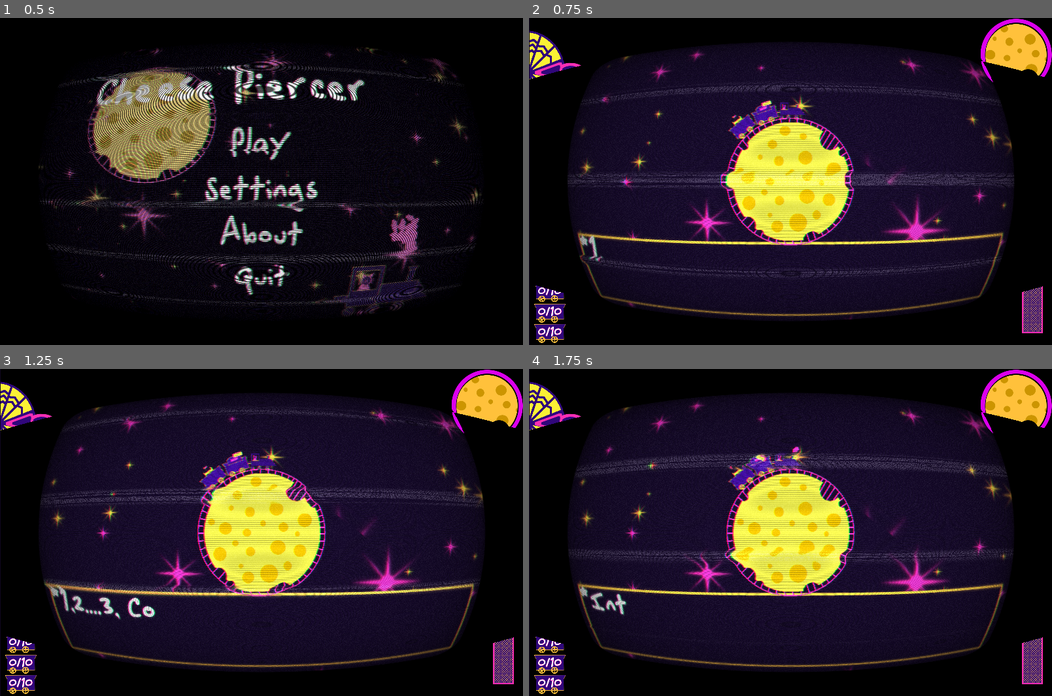
Above: before the commit, frames 1-4 (two rows, left to right).
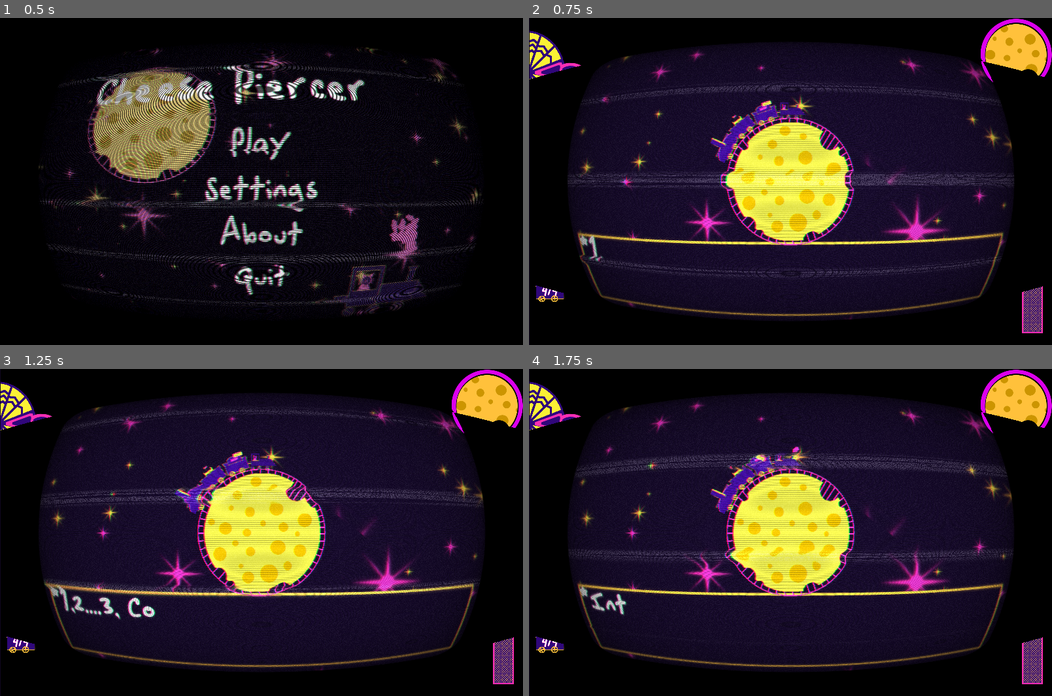
Above: after the commit, the same moments.

Repository: emmdie/MoonGame
Game: Godot game, scene res://scene/UI/MainMenu.tscn
Same seed, same stepped clock (60 frames per second), same inputs: the game is played once before the commit and once after it. The engine's default icon, where the game draws it, is replaced by a stand-in: a white triangle on a blue panel in a dark square.
Inputs (mouse positions are in pixels of both pictures, inside the frame that each line leads up to):
- Up to frame 1 (0.5 s): no input
- Up to frame 2 (0.75 s): click "Play" at 0.5 s
- Up to frame 3 (1.25 s): no input
- Up to frame 4 (1.75 s): tap Enter (ui_accept) at 1.25, 1.52 s; move the mouse to (905, 516) at 1.27 s; hold W (speed_up) from 1.28 s (still down); click (905, 516) at 1.35 s

Frame 1 is identical in both runs. In frame 2, 0.9% of the frame differs, in the area x 1-40%, y 35-100%; in frame 3, 0.9%; in frame 4, 0.9%.

Commit message:
finalising reload and label system

Diff:
--- a/TrainControl.gd
+++ b/TrainControl.gd
@@ -40,12 +40,12 @@
 func _ready():
 	cart1.setTurret(load("res://scene/Train/Turrets/Shooter/ShooterT1.tscn"))
 	cart2.setTurret(load("res://scene/Train/Turrets/Shooter/rocketlauncherT1.tscn"))
-	cart3.setTurret(load("res://scene/Train/Turrets/Shooter/ShooterT1.tscn"))
+	cart3.setTurret(load("res://scene/Train/Turrets/Shooter/MineLauncher.tscn"))
 	cart4.setTurret(load("res://scene/Train/Turrets/Shooter/ShooterT1.tscn"))
 	cart5.setTurret(load("res://scene/Train/Turrets/Shooter/ShooterT1.tscn"))
 	cart1.setEnabled(true)
 	cart2.setEnabled(true)
-	cart3.setEnabled(false)
+	cart3.setEnabled(true)
 	cart4.setEnabled(false)
 	cart5.setEnabled(false)
 	deselectAllCarts()
--- a/scene/Train/Turrets/Shooter/MineLauncher.tscn
+++ b/scene/Train/Turrets/Shooter/MineLauncher.tscn
@@ -1,33 +1,54 @@
 [gd_scene load_steps=6 format=2]
 
 [ext_resource path="res://scene/Train/Turrets/Shooter/ShooterT1.gd" type="Script" id=1]
-[ext_resource path="res://scene/Train/Turrets/Shooter/Projectiles/Bullet.tscn" type="PackedScene" id=2]
-[ext_resource path="res://assets/art/Train/Turrets/Turretbarrel.png" type="Texture" id=3]
-[ext_resource path="res://assets/art/Train/Turrets/turretbase.png" type="Texture" id=4]
+[ext_resource path="res://scene/Train/Turrets/Shooter/Projectiles/Mine.tscn" type="PackedScene" id=2]
+[ext_resource path="res://assets/art/Train/Turrets/minebarrel.png" type="Texture" id=3]
+[ext_resource path="res://assets/art/Train/Turrets/mineLauncher.png" type="Texture" id=4]
 
 [sub_resource type="CapsuleShape2D" id=1]
-radius = 20.0
-height = 40.0
+radius = 25.9998
+height = 96.0
 
-[node name="Node2D" type="Node2D"]
+[node name="MineLauncher" type="Node2D"]
 script = ExtResource( 1 )
 Bullet = ExtResource( 2 )
+maxAmmo = 4
+reloadTime = 4
 
 [node name="Base" type="Sprite" parent="."]
 scale = Vector2( 0.3, 0.3 )
 texture = ExtResource( 4 )
 
 [node name="Barrel" type="Sprite" parent="."]
-scale = Vector2( 0.3, 0.3 )
+scale = Vector2( 0.2, 0.2 )
 texture = ExtResource( 3 )
-offset = Vector2( 60, 20 )
 
 [node name="Muzzle" type="Position2D" parent="Barrel"]
-position = Vector2( 150, 2 )
+position = Vector2( 135.65, -30.0001 )
+
+[node name="Gunfire" type="CPUParticles2D" parent="Barrel/Muzzle"]
+position = Vector2( -45.6504, 20.0001 )
+rotation = -0.706858
+emitting = false
+amount = 20
+lifetime = 2.0
+one_shot = true
+preprocess = 27.52
+speed_scale = 6.28
+randomness = 0.18
+lifetime_randomness = 0.39
+local_coords = false
+emission_shape = 1
+emission_sphere_radius = 10.55
+spread = 70.27
+gravity = Vector2( 0, 0 )
+initial_velocity = 321.1
+scale_amount = 8.0
+color = Color( 1, 0.760784, 0.235294, 1 )
 
 [node name="Hitbox" type="Area2D" parent="."]
 
 [node name="HitboxArea" type="CollisionShape2D" parent="Hitbox"]
-position = Vector2( 0, 20 )
+position = Vector2( 2, 56 )
 rotation = 1.5708
 shape = SubResource( 1 )
--- a/scene/Train/Turrets/Shooter/Projectiles/Bullet.gd
+++ b/scene/Train/Turrets/Shooter/Projectiles/Bullet.gd
@@ -2,7 +2,7 @@
 
 signal hit_mouse
 
-var speed = 10
+export var speed = 10
 
 
 func _physics_process(delta):
--- /dev/null
+++ b/scene/Train/Turrets/Shooter/Projectiles/Mine.gd
@@ -0,0 +1 @@
+extends "res://scene/Train/Turrets/Shooter/Projectiles/Bullet.gd"
--- /dev/null
+++ b/scene/Train/Turrets/Shooter/Projectiles/Mine.tscn
@@ -0,0 +1,29 @@
+[gd_scene load_steps=4 format=2]
+
+[ext_resource path="res://assets/art/Train/Turrets/bomb.png" type="Texture" id=1]
+[ext_resource path="res://scene/Train/Turrets/Shooter/Projectiles/Mine.gd" type="Script" id=2]
+
+[sub_resource type="RectangleShape2D" id=1]
+extents = Vector2( 12, 7 )
+
+[node name="Mine" type="Area2D"]
+z_index = -1
+script = ExtResource( 2 )
+speed = 0
+
+[node name="Sprite" type="Sprite" parent="."]
+scale = Vector2( 0.1, 0.1 )
+texture = ExtResource( 1 )
+
+[node name="CollisionShape2D" type="CollisionShape2D" parent="."]
+shape = SubResource( 1 )
+
+[node name="VisibilityNotifier2D" type="VisibilityNotifier2D" parent="."]
+
+[node name="Position2D" type="Position2D" parent="."]
+position = Vector2( 30, 0 )
+
+[node name="Position2D2" type="Position2D" parent="."]
+
+[connection signal="body_entered" from="." to="." method="_on_Rocket_body_entered"]
+[connection signal="viewport_entered" from="VisibilityNotifier2D" to="." method="_on_VisibilityNotifier2D_viewport_entered"]
--- a/scene/Train/Turrets/Shooter/Projectiles/rocket.gd
+++ b/scene/Train/Turrets/Shooter/Projectiles/rocket.gd
@@ -1,5 +1,5 @@
 extends "res://scene/Train/Turrets/Shooter/Projectiles/Bullet.gd"
-export onready var steerForce =0.5
+export onready var steerForce = 0.5
 var pointer
 var velocity
 
--- a/scene/Train/Turrets/Shooter/rocketlauncherT1.tscn
+++ b/scene/Train/Turrets/Shooter/rocketlauncherT1.tscn
@@ -6,10 +6,10 @@
 [ext_resource path="res://scene/Train/Turrets/Shooter/Projectiles/rocket.tscn" type="PackedScene" id=4]
 
 [sub_resource type="CapsuleShape2D" id=1]
-radius = 28.9998
-height = 94.0004
+radius = 49.9999
+height = 80.0004
 
-[node name="Node2D" type="Node2D"]
+[node name="rocketlauncher" type="Node2D"]
 position = Vector2( 0, 13 )
 scale = Vector2( 0.3, 0.3 )
 script = ExtResource( 3 )
@@ -53,6 +53,6 @@
 [node name="Hitbox" type="Area2D" parent="."]
 
 [node name="HitboxArea" type="CollisionShape2D" parent="Hitbox"]
-position = Vector2( -1, -16 )
+position = Vector2( 0, 16.6667 )
 rotation = 1.5708
 shape = SubResource( 1 )
--- a/scene/Train/Turrets/Turrets.gd
+++ b/scene/Train/Turrets/Turrets.gd
@@ -25,13 +25,15 @@
 	$Barrel.visible = boolean
 	$Base.visible = boolean
 	get_node("Hitbox/HitboxArea").disabled = !boolean
+	if (label != null):
+		label.visible = boolean
 	enabled = boolean
 
 func turn():
 	get_node("Barrel").look_at(get_global_mouse_position())
 
 func shoot():
-	if (ammo >= 1):
+	if (!reloading):
 		var b = Bullet.instance()
 		b.global_position = get_node("Barrel/Muzzle").global_position
 		b.global_rotation =  get_node("Barrel/Muzzle").global_rotation
@@ -57,11 +59,11 @@
 
 func reload():
 	reloading = true
-	label.reload(reloadTime)
 	var t = Timer.new()
 	t.set_wait_time(3)
 	t.set_one_shot(true)
 	self.add_child(t)
+	label.reload(reloadTime+0.7)
 	t.start()
 	yield(t, "timeout")
 	t.queue_free()
@@ -73,3 +75,6 @@
 	label = newLabel
 	newLabel.ammoCurrent = ammo
 	newLabel.ammoMax = maxAmmo
+	newLabel.updateLabel()
+	if enabled == false:
+		label.visible = false
--- a/scene/UI/cartUi.gd
+++ b/scene/UI/cartUi.gd
@@ -8,11 +8,11 @@
 
 func _process(delta):
 	if (reloading ==true):
-		$ProgressBar.value = 100 * (1-($ReloadTimer.time_left /$ReloadTimer.wait_time+0.00001))
+		$ProgressBar.value = 100 * (1-($ReloadTimer.time_left /($ReloadTimer.wait_time*0.9)))
 
 func updateLabel():
 	$AmmoLabel.text = str(ammoCurrent) + "/"+ str(ammoMax)
-	$ProgressBar.min_value = 0; $ProgressBar.max_value = ammoMax
+	$ProgressBar.min_value = 0; $ProgressBar.max_value = 100
 
 func reload(duration):
 	reloading = true
Binary file added: assets/art/Train/Turrets/mineLauncher.png
Not shown, added: assets/art/Train/Turrets/mineLauncher.png.import
Binary file added: assets/art/Train/Turrets/minebarrel.png
Not shown, added: assets/art/Train/Turrets/minebarrel.png.import
